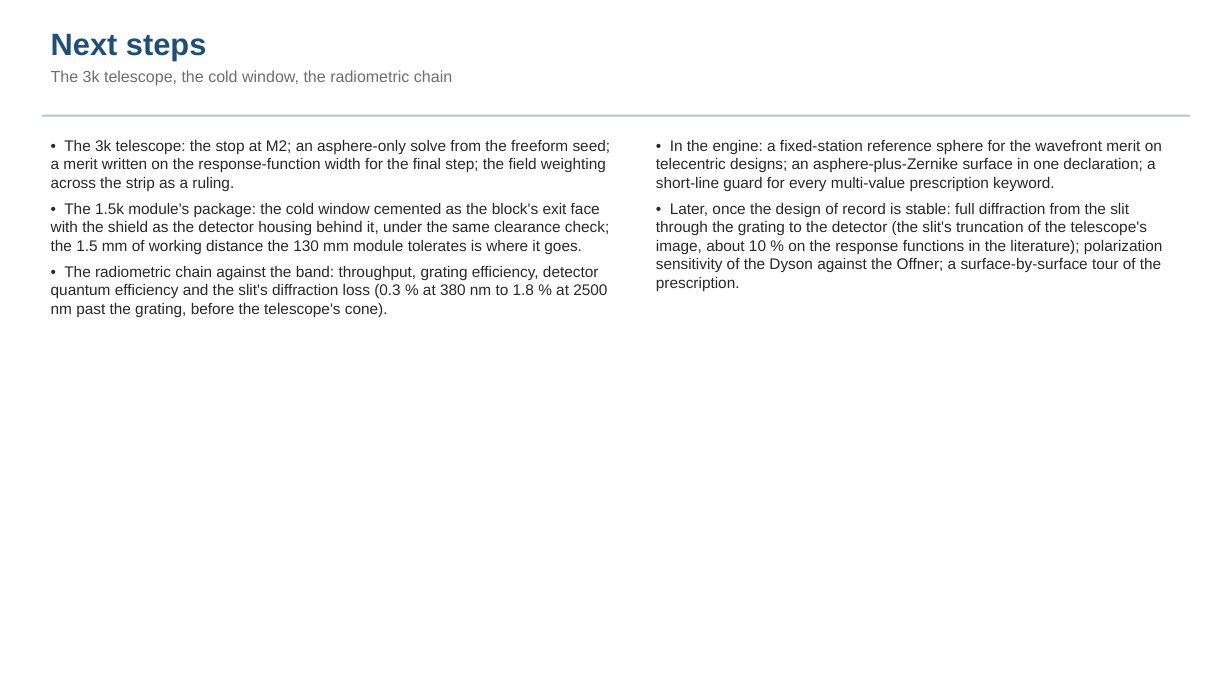
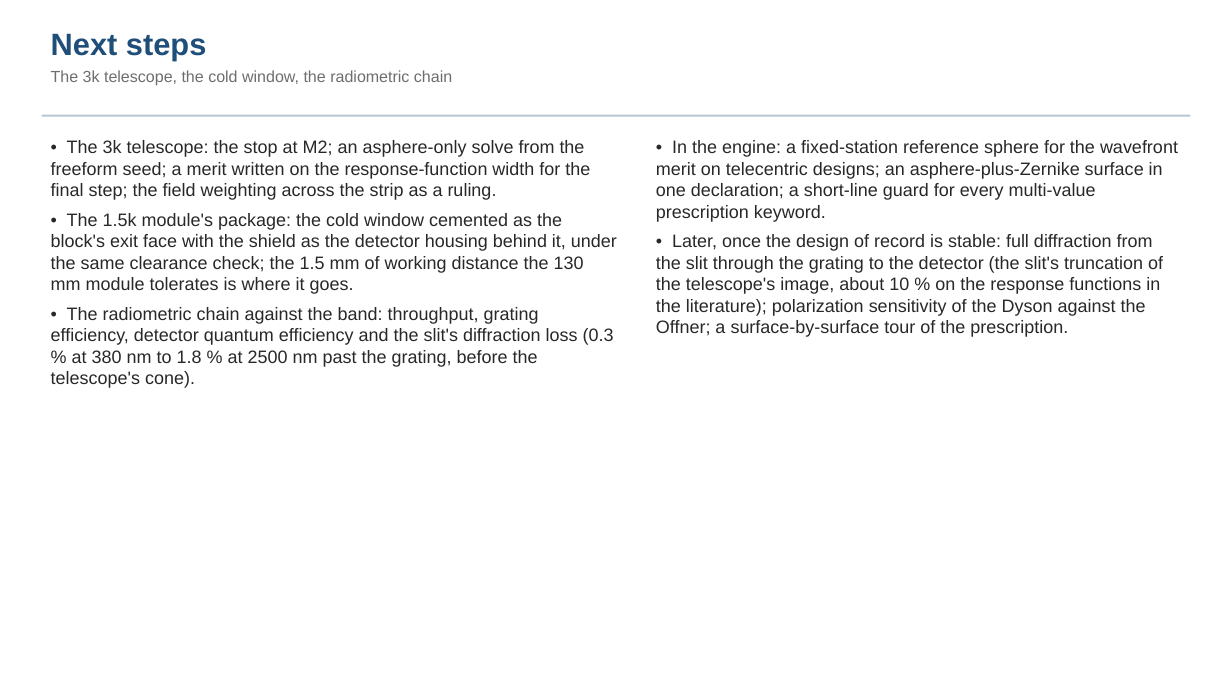
Before and after one commit to nasa-jpl/macos, a slide deck: slide 14 of demo_session/deck_dyson_record.pptx. Drawn at 1232x693 pixels with LibreOffice and Linux fonts; fonts in the diff are those of the drawing. Boxes give left, top, right and bottom in pixels: in the first picture for what was removed or moved away, otherwise in the second. Text is boxed around its words. In the diff, an @@ line names an element or a change of style, - is before the commit and + after.

```diff
--- a/demo_session/deck_dyson_record.pptx
+++ b/demo_session/deck_dyson_record.pptx
@@ text "• The 3k telescope: the ..." at (x1=51, y1=140, x2=617, y2=388): size 12 to 14 pt @@
@@ text "• In the engine: a ..." at (x1=656, y1=140, x2=1178, y2=337): size 12 to 14 pt @@
```
Also in this commit, not shown: 7 other slides changed, 2 other files.
